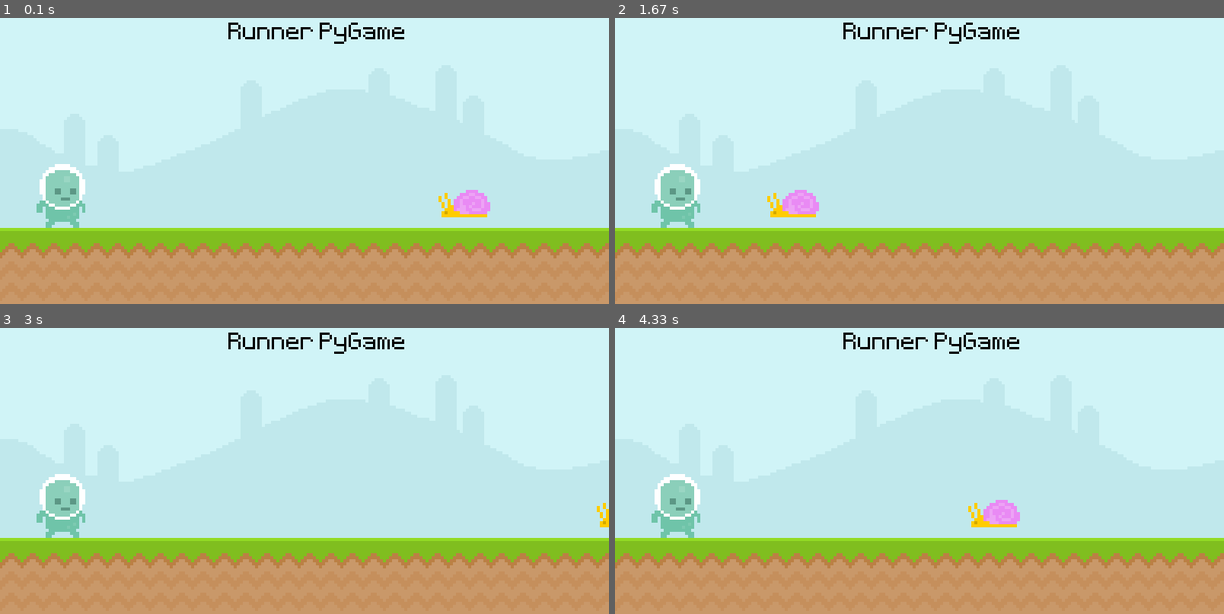
Above: before the commit, frames 1-4 (two rows, left to right).
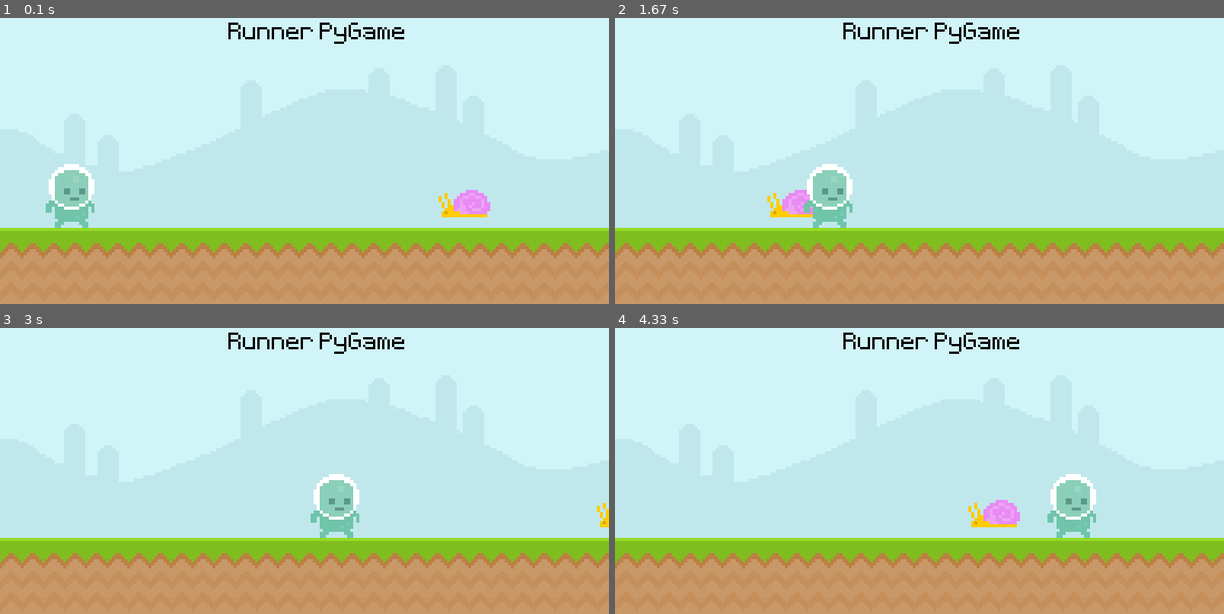
Above: after the commit, the same moments.

Repository: AlkaffAhamed/Runner-PyGame
Game: pygame game, started from main.py
Same seed, same stepped clock (60 frames per second), same inputs: the game is played once before the commit and once after it.
Inputs:
- Up to frame 1 (0.1 s): no input
- Up to frame 2 (1.67 s): no input
- Up to frame 3 (3 s): no input
- Up to frame 4 (4.33 s): no input

The runs differ from the first frame. In frame 1, 1.1% of the frame differs, in the area x 6-16%, y 51-74%; in frame 2, 2.7%, in the area x 6-39%, y 51-74%; in frame 3, 2.7%; in frame 4, 2.7%.

Commit message:
10 Moving the Rectangle with the Surface - Before blit, update x coordinate by `player_rect.left += 2`

Diff:
--- a/main.py
+++ b/main.py
@@ -16,8 +16,9 @@
 snail_surface = pygame.image.load("graphics/snail/snail1.png").convert_alpha()
 snail_x_pos = 600
 
+# Player Surface inside the rectangle
 player_surface = pygame.image.load("graphics/Player/player_walk_1.png").convert_alpha()
-player_rect = player_surface.get_rect(midbottom=(80,300))
+player_rect = player_surface.get_rect(midbottom=(80, 300))
 
 # Game loop
 while True:
@@ -41,6 +42,8 @@
         snail_x_pos = 800
     screen.blit(snail_surface, (snail_x_pos, 250))
 
+    # Move the Player by moving the rectangle that contains the player
+    player_rect.left += 2
     screen.blit(player_surface, player_rect)
 
     # Draw all our elements
